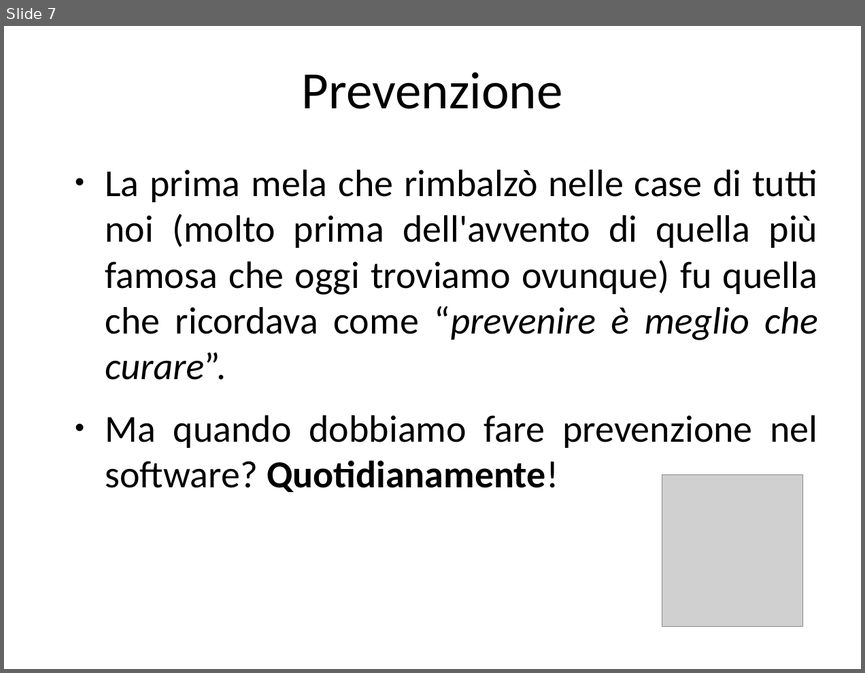
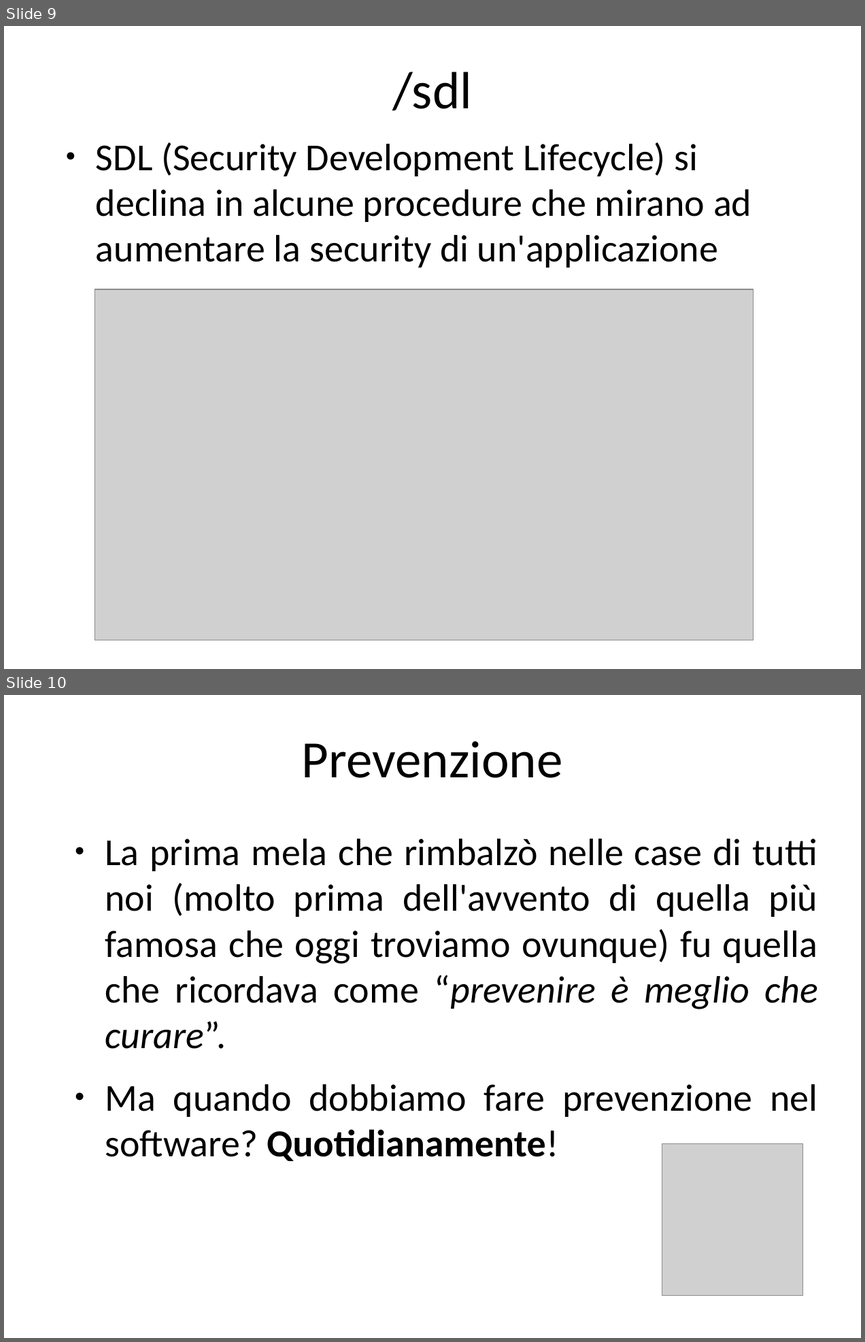
Before and after one commit to guidop/CDays14, a slide deck: CDays14.odp. Shown one above the other, each under a label of ours: slide 7 before the commit, slides 9 and 10 after it. The pictures are 865x673 and 865x1342 pixels, drawn with LibreOffice and Linux fonts; fonts in the diff are those of the drawing; grey boxes stand for pictures. Boxes give left, top, right and bottom in pixels: in the first picture for what was removed or moved away, otherwise in the second. Text is boxed around its words. In the diff, an @@ line names an element or a change of style, - is before the commit and + after.

```diff
--- a/CDays14.odp
+++ b/CDays14.odp
@@ slide 9 added at [4, 26, 861, 669], background #FFFFFF @@
@@ title added at [393, 72, 472, 111], 44 pt, text #000000 @@
+/sdl
@@ text added at [96, 142, 751, 267], 32 pt, text #000000 @@
+● SDL (Security Development Lifecycle) si declina in alcune procedure che mirano ad aumentare la security di un'applicazione
@@ picture added at [95, 289, 753, 639] @@
@@ what was slide 7 is now slide 10 @@
```
Also in this commit, not shown: 8 other slides added, 6 slides removed, 10 other files.
